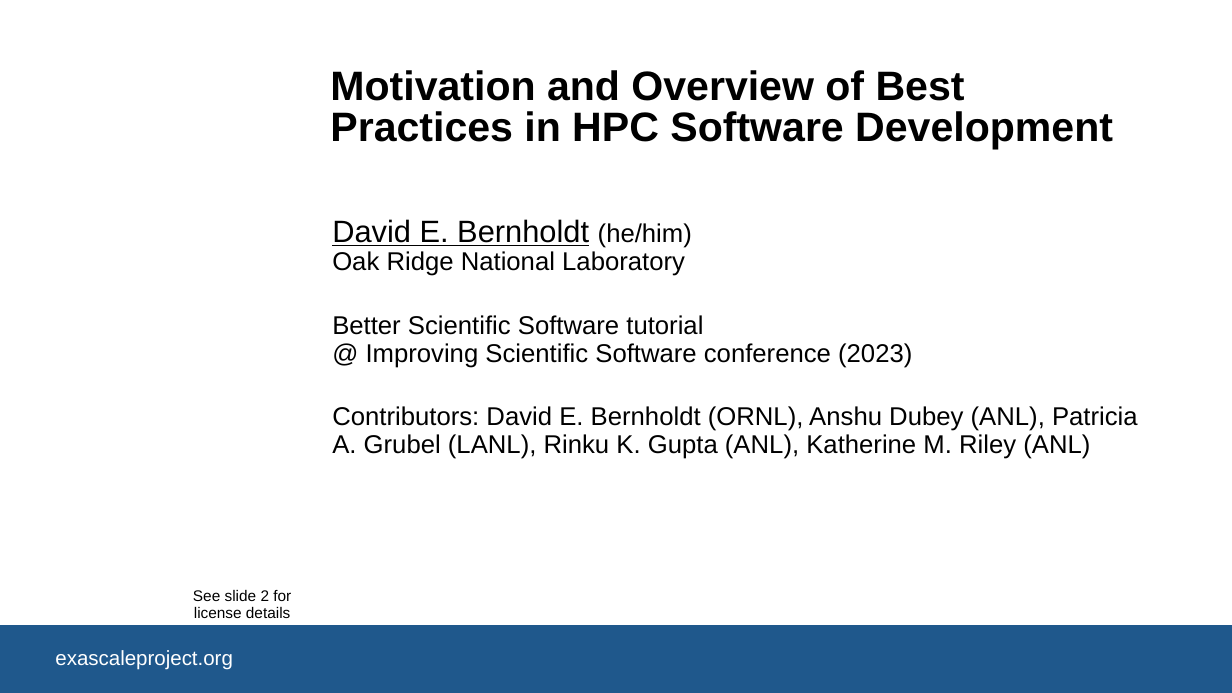
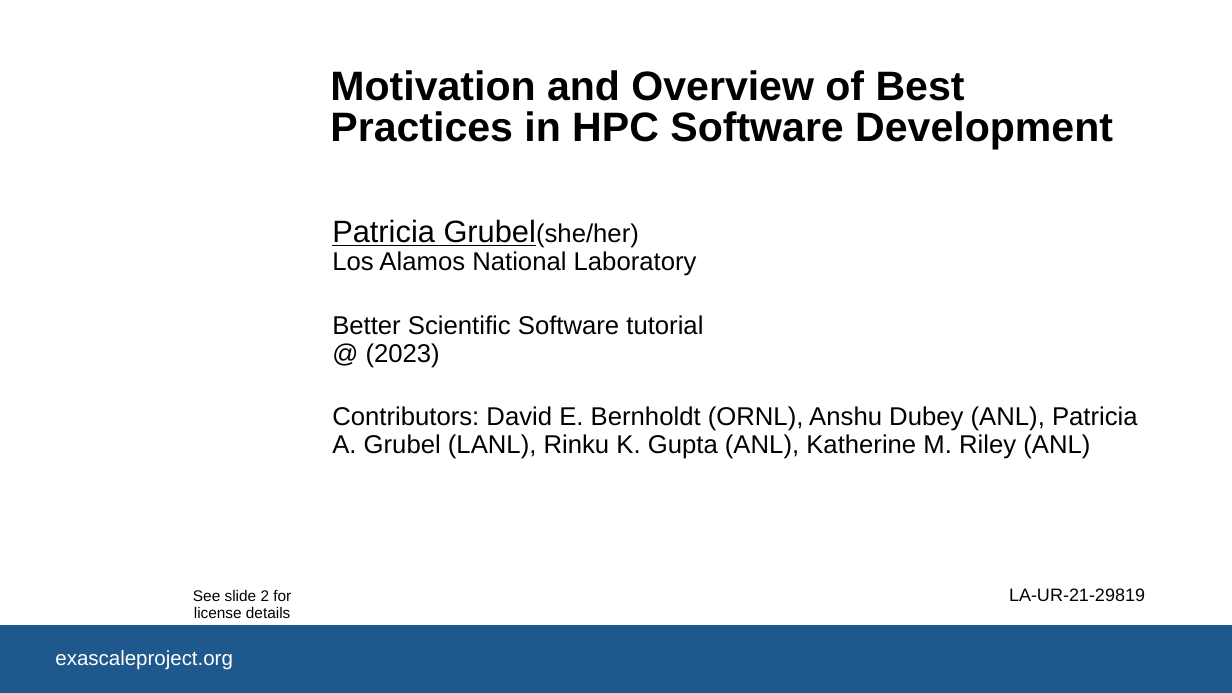
Before and after one commit to bssw-tutorial/presentations, a slide deck: slide 1 of overview.pptx. Drawn at 1232x693 pixels with LibreOffice and Linux fonts; fonts in the diff are those of the drawing; background and template pictures are left out. Boxes give left, top, right and bottom in pixels: in the first picture for what was removed or moved away, otherwise in the second. Text is boxed around its words. In the diff, an @@ line names an element or a change of style, - is before the commit and + after.

Commit message:
Add LA-UR from last time I presented to Overview

```diff
--- a/overview.pptx
+++ b/overview.pptx
@@ subtitle at (332,219,703,368): text changed @@
-David E. Bernholdt (he/him)
-Oak Ridge National Laboratory
-Better Scientific Software tutorial
-@ Improving Scientific Software conference (2023)
+Patricia Grubel(she/her)
+Los Alamos National Laboratory
+Better Scientific Software tutorial
+@ (2023)
@@ text added at (1009,588,1145,601), 14 pt, text #000000 @@
+LA-UR-21-29819
```
